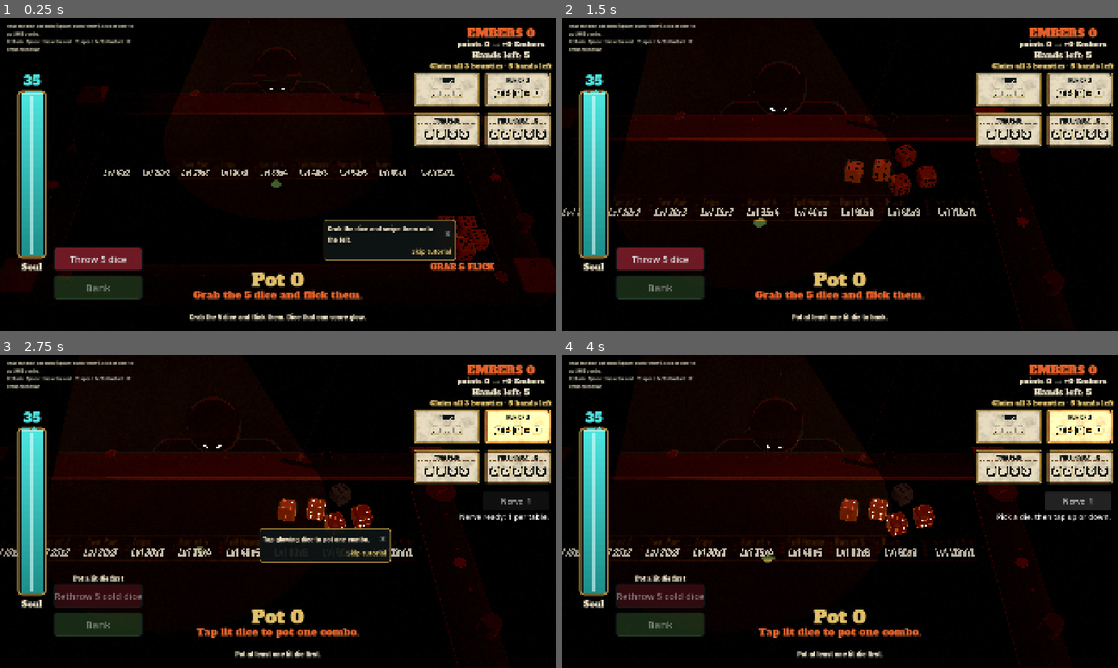
Above: before the commit, frames 1-4 (two rows, left to right).
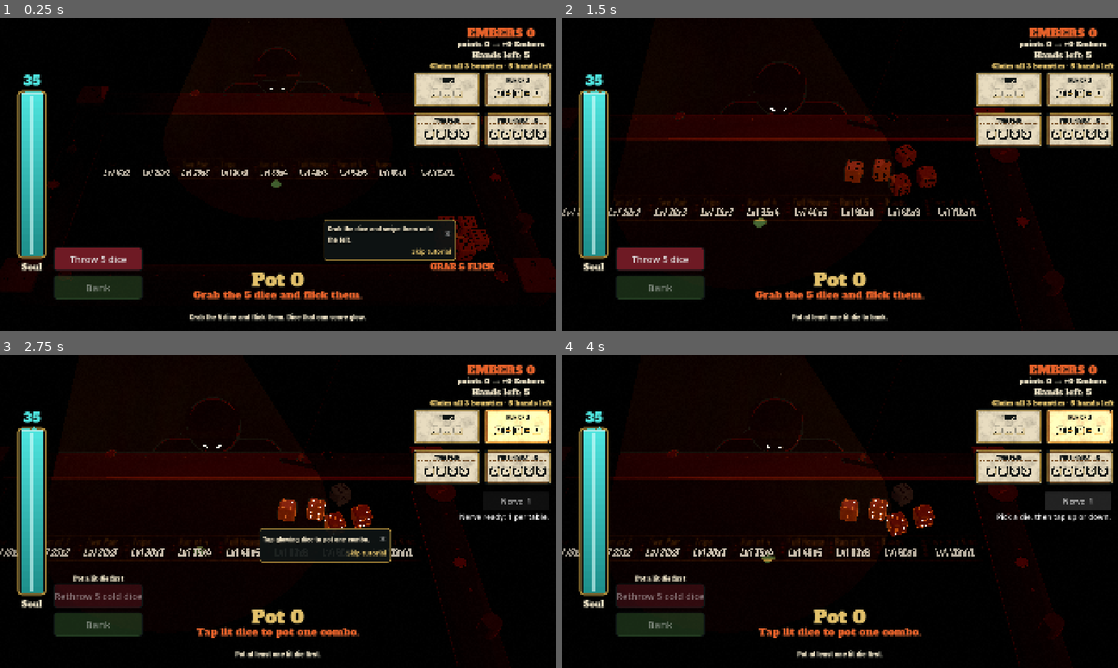
Above: after the commit, the same moments.

Repository: cashdvs/rogue-craps
Game: Godot game, scene res://scenes/bonfire.tscn
The game is run twice, just before and just after one commit, with the same random seed, the same clock (stepped at 60 frames per second) and the same inputs. This scene is started directly instead of the project's main scene.
Inputs (mouse positions are in pixels of both pictures, inside the frame that each line leads up to):
- Up to frame 1 (0.25 s): no input
- Up to frame 2 (1.5 s): click "Throw 5 dice" at 0.5 s; tap Enter at 1.25 s; move the mouse to (962, 158) at 1.27 s; hold D from 1.28 s (still down); tap B at 1.35 s; click (962, 158) at 1.42 s
- Up to frame 3 (2.75 s): tap Space at 1.52, 1.82 s; tap Enter at 1.55 s; release D at 2 s; click "✕" at 2 s
- Up to frame 4 (4 s): click "✕" at 2.75 s; click "Nerve 1" at 3.5 s

The runs differ from the first frame. In frame 1, 0.5% of the frame differs, in the area x 1-24%, y 1-11%; in frame 2, 0.5%; in frame 3, 0.5%; in frame 4, 0.5%.

Commit message:
Table: clear the score line under the Pot on rethrow, bank, hand end, new table and during the count-up; hide the top-left controls text

Diff:
--- a/scripts/bonfire/bonfire_3d.gd
+++ b/scripts/bonfire/bonfire_3d.gd
@@ -55,6 +55,9 @@
 	stack.visible = false
 	info_box.visible = false
 	puck.visible = false
+	# The old controls cheat sheet in the top-left corner: a playtester
+	# asked for it gone (the hints and buttons already say this).
+	help_label.visible = false
 	help_label.text = "Grab the dice and flick (Space: quick throw). Click lit dice to pot ONE combo.\nB: Bank   Space: throw the rest   T: speed 1x/2x/Instant   R: reduced motion"
 	(table.felt_material as ShaderMaterial).set_shader_parameter("use_overlay", false)
 	all_dice = dice.duplicate()
@@ -147,6 +150,7 @@
 		bhud.countup.fast_forward()
 	bhud.countup.clear(0.0)
 	bhud.display_hold = {}
+	bhud.clear_score_text()  # nothing from the last table sticks
 	bhud.pulse_cards([])
 	_throw_claims = []
 	juice.crowd_start()
--- a/scripts/bonfire/bonfire_hud_goal.gd
+++ b/scripts/bonfire/bonfire_hud_goal.gd
@@ -32,7 +32,11 @@
 		pot_label.text = "Pot %d" % run.hand_pot()
 	notes_label.text = ""
 	risk_label.text = ""
-	if picking:
+	if display_hold.has("pot_from"):
+		# A count-up is playing (rethrow / bank): the old preview line or
+		# "Not a combo yet." would stick under the Pot, so show nothing.
+		throw_label.text = ""
+	elif picking:
 		var sel := run.selection()
 		if sel["valid"]:
 			# The live pot preview, e.g. "TRIPS: (30+12) x3 = 126", and what
@@ -64,6 +68,14 @@
 	bank_button.tooltip_text = why["bank"]
 	# The caption names the first greyed-out button's reason while picking.
 	action_reason.text = why["throw"] if why["throw"] != "" else (why["bank"] if picking else "")
+
+
+## Clears the score lines under the Pot (preview, notes, risk). Called on
+## rethrow, bank, hand end and a new table so no old line sticks (playtest).
+func clear_score_text() -> void:
+	throw_label.text = ""
+	notes_label.text = ""
+	risk_label.text = ""
 
 
 ## The held pot counts up with the count-up (f = 0..1).
--- a/scripts/bonfire/bonfire_pot_bank.gd
+++ b/scripts/bonfire/bonfire_pot_bank.gd
@@ -31,6 +31,7 @@
 		_refuse(why if why != "" else "Pot at least one lit die first.")
 		return false
 	bhud.tutorial.on_action(&"rethrow")
+	bhud.clear_score_text()
 	nerve.close_throw()
 	pot_dice.append_array(potted_now)
 	# Back to the home framing (the reveal left the camera zoomed in on the
@@ -168,6 +169,7 @@
 		_refuse("Pot at least one lit die to bank.")
 		return {}
 	bhud.tutorial.on_action(&"bank")
+	bhud.clear_score_text()
 	fast_forward_juice()
 	var sel := run.selection()
 	var hot_before := run.hot_hands
@@ -323,6 +325,7 @@
 
 
 func _after_hand() -> void:
+	bhud.clear_score_text()
 	if run.is_over():
 		# Out of hands uncleared: the Soul meter drops by the table's
 		# penalty, like a bust or forfeit (QA M4). A cleared table costs no
--- /dev/null
+++ b/tests/test_score_text_clear.gd
@@ -0,0 +1,63 @@
+## Playtest (Oct 22): the score line under the Pot ("Not a combo yet." or an
+## old "RUN OF 4: ... = 265") must not stick. It clears on rethrow, bank,
+## hand end and a new table, stays empty during the count-up, and the old
+## top-left controls text is hidden on the Bonfire table.
+##   godot --headless --path . --script res://tests/test_score_text_clear.gd
+extends SceneTree
+
+var _passed: int = 0
+var _failed: int = 0
+
+
+func _initialize() -> void:
+	_run.call_deferred()
+
+
+func check(cond: bool, what: String) -> void:
+	if cond:
+		_passed += 1
+	else:
+		_failed += 1
+		print("FAIL  ", what)
+
+
+func _run() -> void:
+	var t := load("res://resources/tuning/bonfire_tuning.tres") as BonfireTuning
+	var sv := SubViewport.new()
+	sv.size = Vector2i(1920, 1080)
+	root.add_child(sv)
+	var st := TableSetup.sandbox(t, 5)
+	st.table_seed = 5
+	var s := (load("res://scenes/bonfire.tscn") as PackedScene).instantiate() as Bonfire3D
+	s.setup = st
+	s.tutorial_override = 0
+	s.test_speed = 10.0
+	sv.add_child(s)
+	await process_frame
+	await process_frame
+	check(not s.help_label.visible, "top-left controls text hidden")
+	var h := s.bhud
+	# clear_score_text empties all three lines.
+	h.throw_label.text = "Not a combo yet."
+	h.notes_label.text = "x"
+	h.risk_label.text = "y"
+	h.clear_score_text()
+	check(h.throw_label.text == "" and h.notes_label.text == "" and h.risk_label.text == "", "clear_score_text empties the lines")
+	# Pick a TRIPS, then rethrow: during the count-up the line is empty.
+	s.rig_faces([3, 3, 3, 2, 4] as Array[int])
+	s.quick_throw()
+	await s.throw_resolved
+	await s.sequence_finished
+	s.pick_die(0)
+	s.pick_die(1)
+	s.pick_die(2)
+	s._refresh_hud()
+	check(h.throw_label.text.begins_with("TRIPS"), "preview shows (%s)" % h.throw_label.text)
+	s.throw_again()
+	check(not h.throw_label.text.begins_with("TRIPS"), "rethrow clears the preview (%s)" % h.throw_label.text)
+	h.display_hold = {"pot_from": 0, "pot_add": 10, "f": 0.0}
+	s._refresh_hud()
+	check(h.throw_label.text == "", "empty during a count-up (%s)" % h.throw_label.text)
+	h.display_hold = {}
+	print("test_score_text_clear: %d passed, %d failed" % [_passed, _failed])
+	quit(1 if _failed > 0 else 0)
Not shown, added: tests/test_score_text_clear.gd.uid
